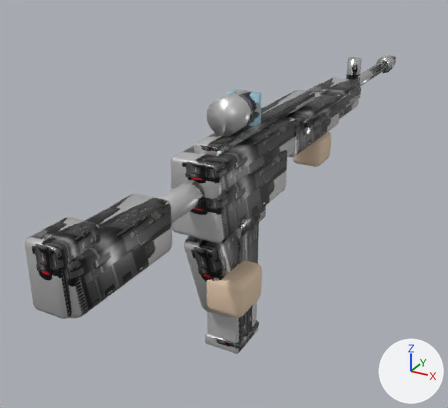
What one commit did to the glTF model public/assets/models/weapons/ar.glb.
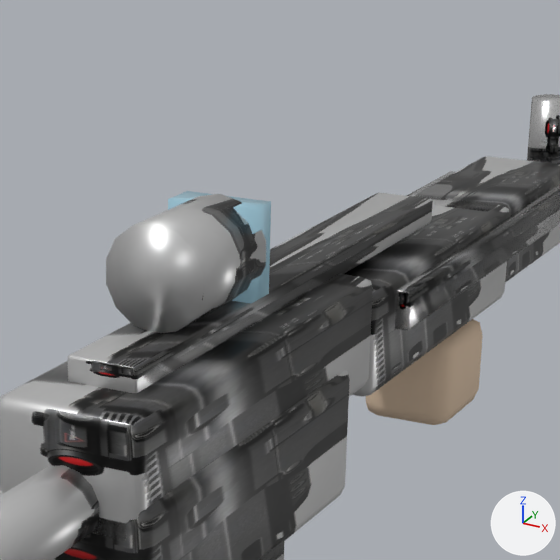
Old and new are each drawn whole from a 50 mm camera at (0.248, -0.449, 0.185) aimed at (-0.063, 0.117, -0.097) and again close up on the part from 38% to 80% of the width and 6% to 52% of the height. Every picture has the same lights, and +X, +Y and +Z are marked at lower right. The last two pictures show the newer version. Where no turn or scale is listed for an object, it has been applied to the vertices. Vertices at exactly the same position are counted once.

In view in the first close-up: 'WeaponMesh'.
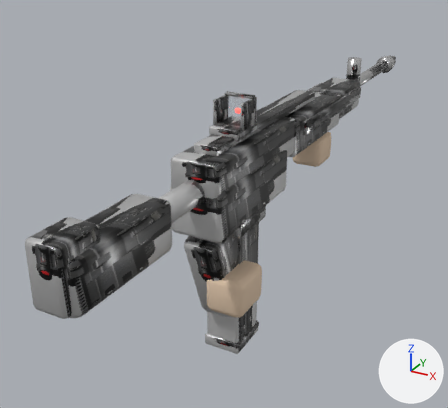
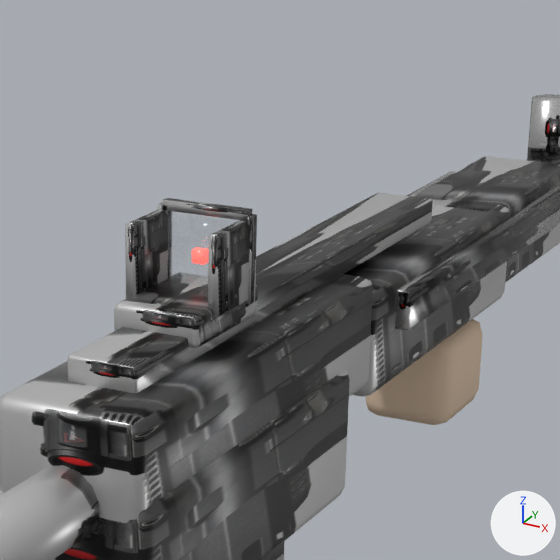
Location of each change, [x1, y1, x2, y2] in pixels of the close-ups (560 x 560 px; the box of a moved part takes in the faces that stretch with it):
```json
{"object": "WeaponMesh", "change": "surface changed, reshaped", "before": [0, 94, 560, 560], "after": [0, 94, 560, 560]}
{"part": 1, "of": "me_cube", "change": "added", "after": [114, 278, 258, 348]}
{"part": 2, "of": "me_cube", "change": "added", "after": [158, 203, 172, 278]}
{"part": 3, "of": "me_cube", "change": "added", "after": [243, 214, 257, 304]}
{"part": 4, "of": "me_cube", "change": "added", "after": [125, 209, 168, 299]}
{"part": 5, "of": "me_cube", "change": "added", "after": [208, 220, 250, 317]}
{"part": 6, "of": "me_cube", "change": "moved or reshaped", "after": [192, 248, 208, 265], "on screen": "not visible before"}
{"part": 7, "of": "me_cube", "change": "added", "after": [169, 212, 238, 286]}
{"part": 8, "of": "me_cube", "change": "cut back", "before": [106, 191, 271, 333], "after": [162, 198, 252, 308]}
```

The change, as JSON lines over the scene's bpy script:
```json
{"op": "add", "block": "mat_glass", "code": "mat_glass.transmission_weight = 0.88"}
{"op": "set", "path": "mat_glass.alpha", "old": "1.0", "new": "0.12"}
{"block": "me_cube", "where": "# used by ob_weaponmesh; location = (0.0, 0.0, 0.0)"}
{"op": "remove", "block": "me_cube", "code": "me_cube.from_pydata(...)  # 980 vertices, 1860 faces; spans x -0.027..0.037, y -0.22..0.555, z -0.196..0.056"}
{"op": "add", "block": "me_cube", "code": "me_cube.from_pydata(...)  # 1056 vertices, 1988 faces; spans x -0.027..0.037, y -0.22..0.555, z -0.196..0.054"}
{"block": "me_cube", "change": "me_cube part 1: the loose piece of 56 vertices spanning x -0.023..0.023, y -0.05..0.11, z -0.021..0.017 is copied, and the copy is scaled about its middle by (0.62, 0.243, 0.233), then moved by (0.0, -0.01, 0.028); it spans x -0.014..0.014, y 0.0..0.04, z 0.021..0.031"}
{"block": "me_cube", "change": "me_cube part 2: a new loose piece, a box spanning x -0.0155..-0.0125, y 0.0305..0.0335, z 0.027..0.053, in mat_dark (picture img_ar_ref)"}
{"block": "me_cube", "change": "me_cube part 3: a new loose piece, a box spanning x 0.0125..0.0155, y 0.0305..0.0335, z 0.027..0.053, in mat_dark (picture img_ar_ref)"}
{"block": "me_cube", "change": "me_cube part 4: a new loose piece, a box spanning x -0.0149..-0.0119, y 0.01..0.03, z 0.0283..0.0517, in mat_dark (picture img_ar_ref)"}
{"block": "me_cube", "change": "me_cube part 5: a new loose piece, a box spanning x 0.0119..0.0149, y 0.01..0.03, z 0.0283..0.0517, in mat_dark (picture img_ar_ref)"}
{"block": "me_cube", "change": "me_cube part 6: the loose piece of 8 vertices spanning x -0.003..0.003, y 0.032..0.038, z 0.037..0.043 is moved by (0.0, -0.007, 0.0)"}
{"block": "me_cube", "change": "me_cube part 7: a new loose piece, a box spanning x -0.011..0.011, y 0.029..0.031, z 0.029..0.051, in mat_glass (pale blue #c4dae7)"}
{"block": "me_cube", "change": "me_cube part 8"}
{"block": "me_cube", "change": "32 vertices are removed from x -0.016..0.016, y 0.0..0.046, z 0.024..0.056"}
{"block": "me_cube", "change": "64 faces are deleted"}
{"block": "me_cube", "change": "12 vertices are added at x -0.014..0.014, y 0.031..0.034, z 0.026..0.054"}
{"block": "me_cube", "change": "24 new faces join them, mat_dark (picture img_ar_ref)"}
```
